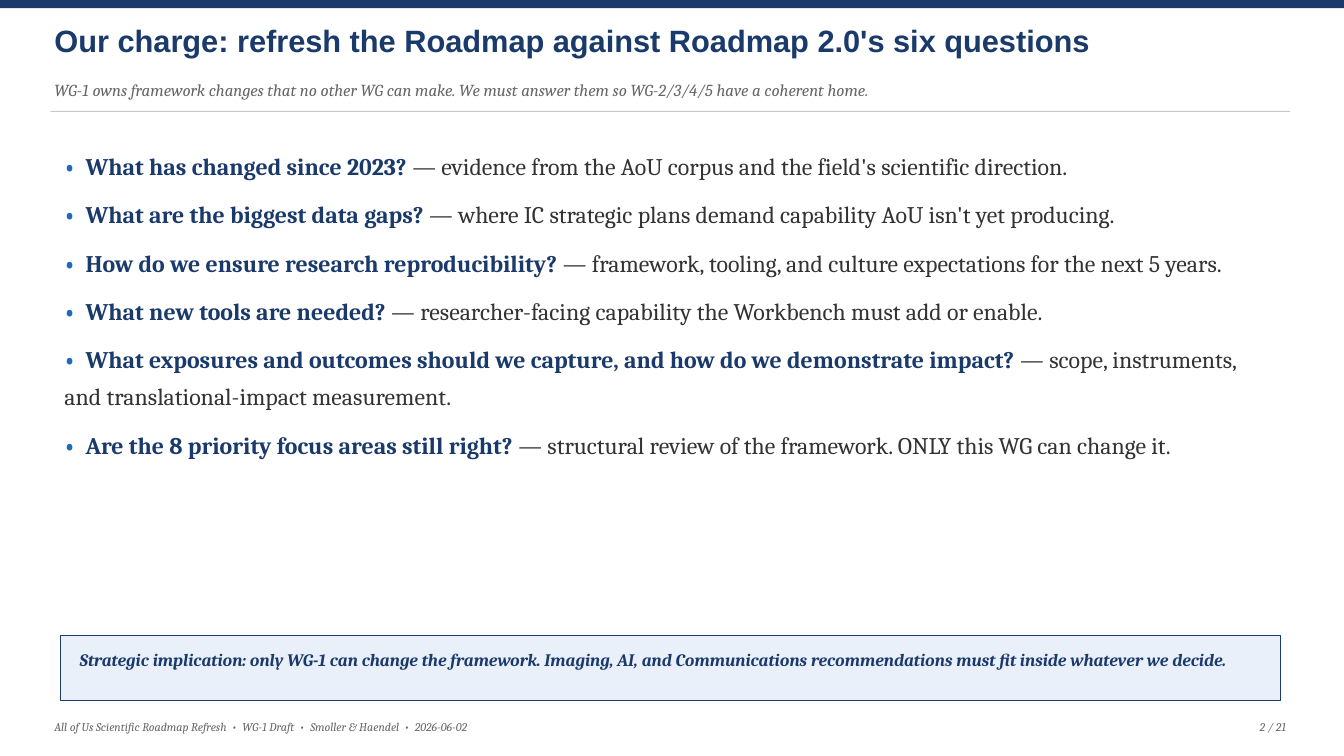
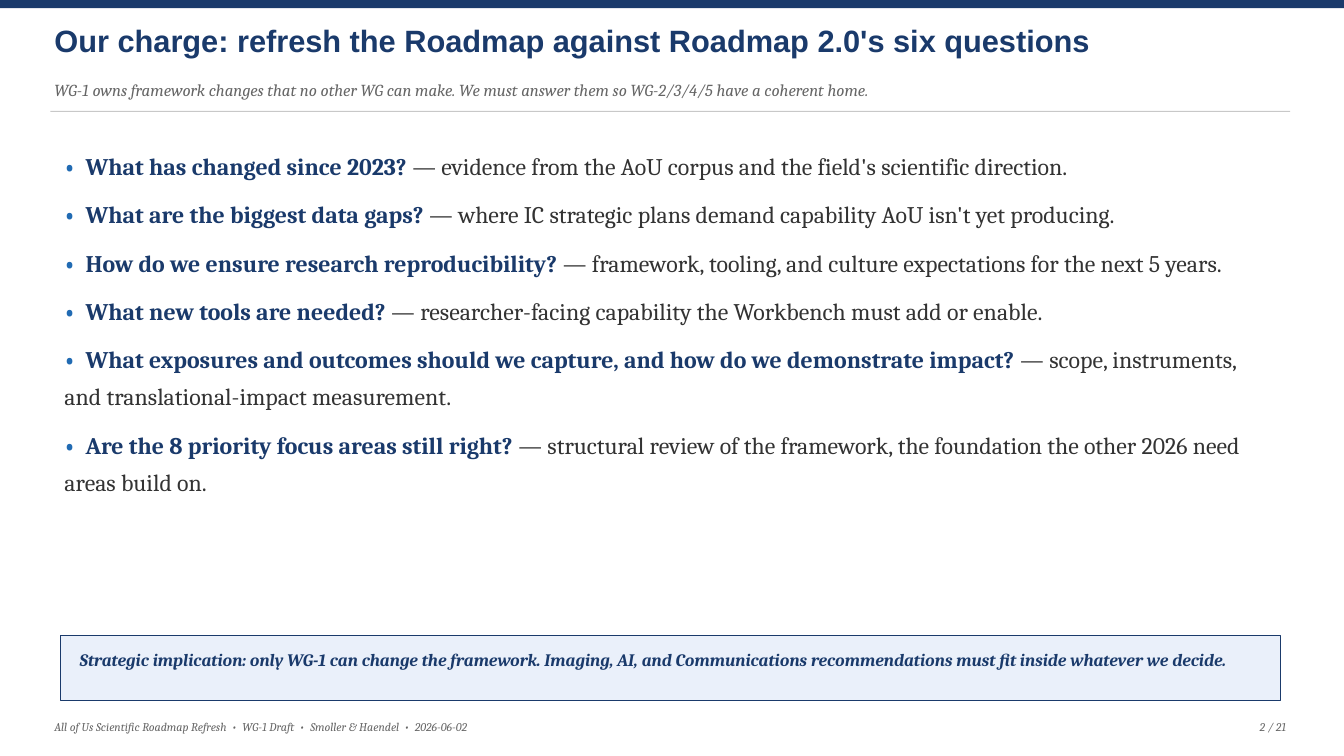
Before and after one commit to mellybelly/all-of-us, a slide deck: slide 2 of resources/deliverables/AoU_Roadmap_Refresh_Draft_Deck.pptx. Drawn at 1344x756 pixels with LibreOffice and Linux fonts; fonts in the diff are those of the drawing. Boxes give left, top, right and bottom in pixels: in the first picture for what was removed or moved away, otherwise in the second. Text is boxed around its words. In the diff, an @@ line names an element or a change of style, - is before the commit and + after.

```diff
--- a/resources/deliverables/AoU_Roadmap_Refresh_Draft_Deck.pptx
+++ b/resources/deliverables/AoU_Roadmap_Refresh_Draft_Deck.pptx
@@ text at [64, 437, 1240, 491]: text changed @@
-• Are the 8 priority focus areas still right? — structural review of the framework. ONLY this WG can change it.
+• Are the 8 priority focus areas still right? — structural review of the framework, the foundation the other 2026 need areas build on.
```
Also in this commit, not shown: 6 other slides changed, 11 other files.
